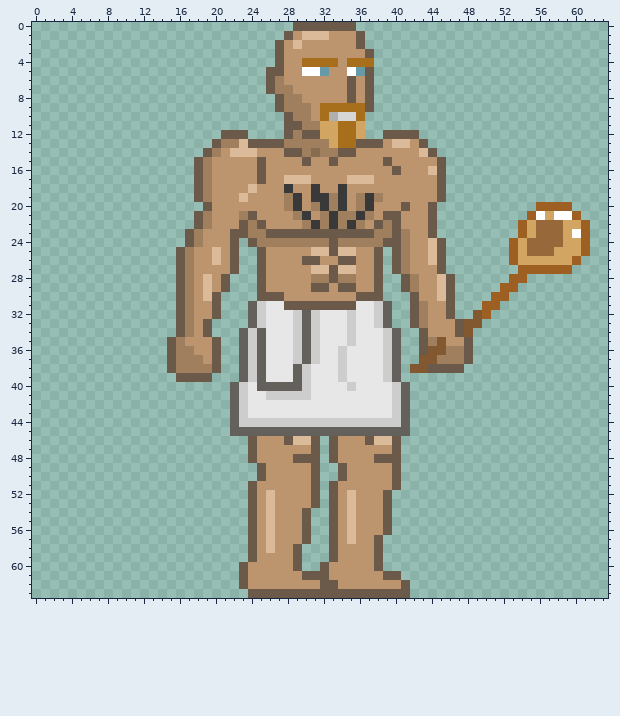
A pixel-art file gets an edit: saunaryhma_vs_kehityshelvetti/Resources/saunaryhmä1.aseprite. Above, as it was before the edit.
64x64 pixels, 1 frame.
And afterwards:
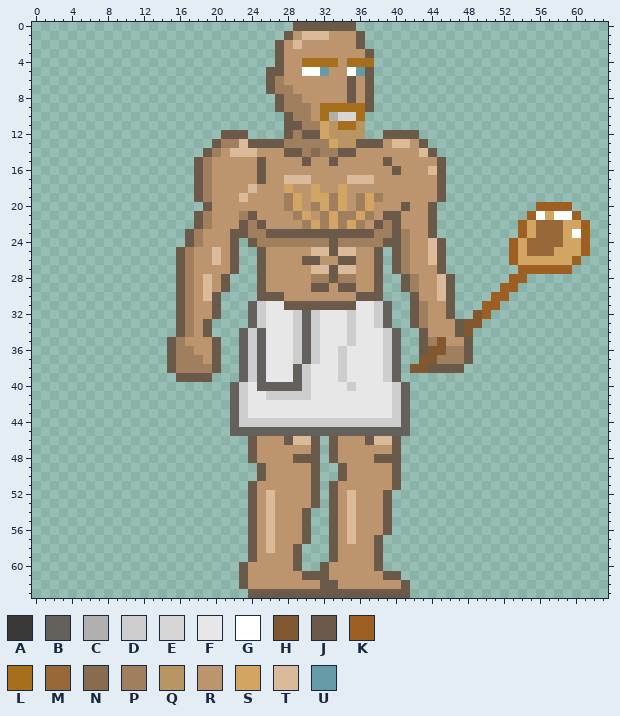
Palette (. is transparent): A #393939  B #64615d  C #b0afad  D #cdcdcd  E #d6d6d6  F #e7e7e7  G #ffffff  H #81582f  J #6b5a49  K #9d6022  L #a76f1c  M #96683a  N #886c50  P #a07f5e  Q #b89562  R #bc956e  S #d2a562  T #dbba99  U #679aa7
Changes in this commit:
Layer "line":
y 11: x 33 S -> Q; x 36 S -> Q
y 12: x 33..36 SLLS -> QQQQ
y 13: x 34..35 LL -> QQ
y 18: x 28 A -> S; x 31 A -> S; x 34 A -> S
y 19: x 29 A -> S; x 31..32 AA -> SS; x 34 A -> S; x 37 A -> S
y 20: x 29 A -> S; x 32 A -> S; x 34 A -> S; x 37 A -> S
y 21: x 30 A -> S; x 33 A -> S; x 36 A -> S
y 22: x 31 A -> S; x 33 A -> S; x 35 A -> S
